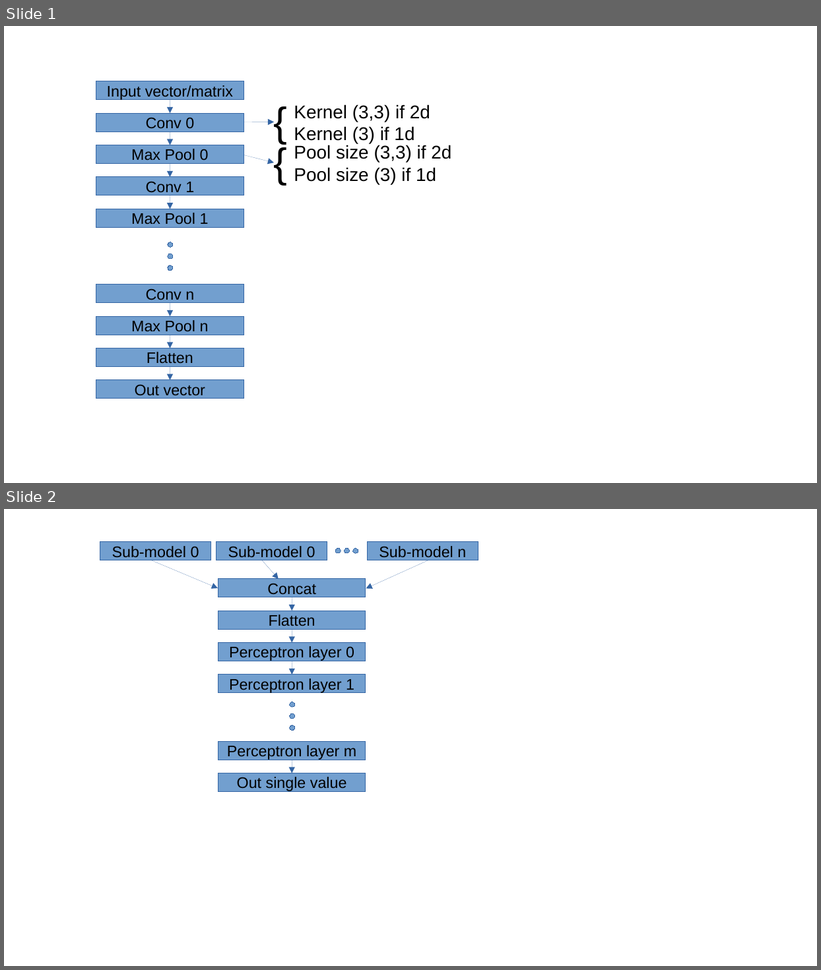
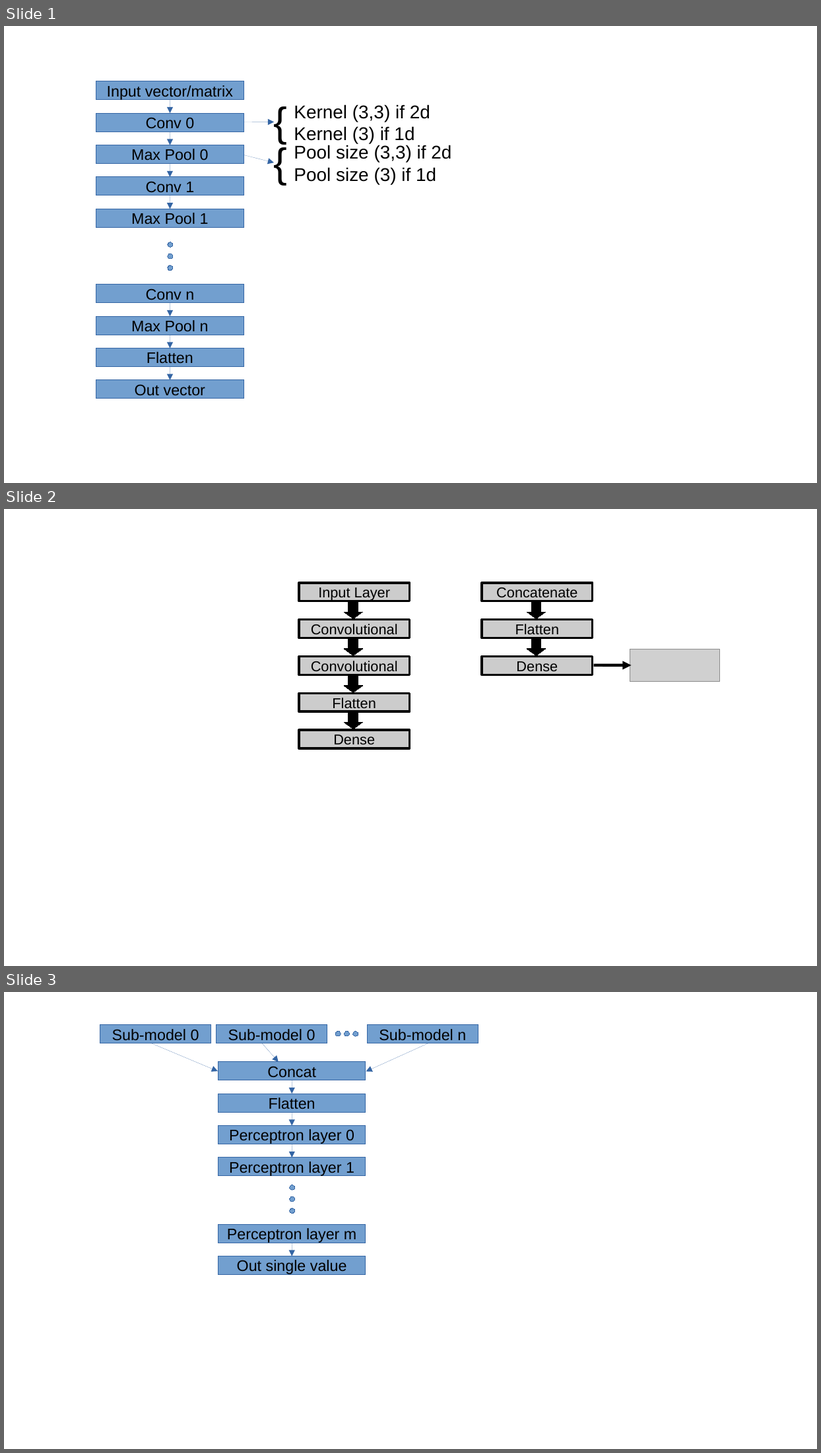
Before and after one commit to jacoblarock/fake_voices_xai_paper, a slide deck: figures.odp. Shown one above the other, each under a label of ours: slides 1 and 2 before the commit, slides 1, 2 and 3 after it. The pictures are 821x970 and 821x1453 pixels, drawn with LibreOffice and Linux fonts; fonts in the diff are those of the drawing; grey boxes stand for pictures. Boxes give left, top, right and bottom in pixels: in the first picture for what was removed or moved away, otherwise in the second. Text is boxed around its words. In the diff, an @@ line names an element or a change of style, - is before the commit and + after.

```diff
--- a/figures.odp
+++ b/figures.odp
@@ slide 2 added at <box>4,509,817,966</box>, background #FFFFFF @@
@@ rectangle added at <box>299,583,410,601</box>, fill #CCCCCC, outline #000000 2.27 pt, 14 pt, text #000000 @@
+Input Layer
@@ rectangle added at <box>482,583,593,601</box>, fill #CCCCCC, outline #000000 2.27 pt, 14 pt, text #000000 @@
+Concatenate
@@ right arrow added at <box>344,602,362,619</box>, fill #000000, outline #000000 0 pt @@
@@ right arrow added at <box>527,602,545,619</box>, fill #000000, outline #000000 0 pt @@
@@ rectangle added at <box>299,620,410,638</box>, fill #CCCCCC, outline #000000 2.27 pt, 14 pt, text #000000 @@
+Convolutional
@@ rectangle added at <box>482,620,593,638</box>, fill #CCCCCC, outline #000000 2.27 pt, 14 pt, text #000000 @@
+Flatten
@@ right arrow added at <box>344,639,362,656</box>, fill #000000, outline #000000 0 pt @@
@@ right arrow added at <box>527,639,545,656</box>, fill #000000, outline #000000 0 pt @@
@@ rectangle added at <box>299,657,410,675</box>, fill #CCCCCC, outline #000000 2.27 pt, 14 pt, text #000000 @@
+Convolutional
@@ rectangle added at <box>482,657,593,675</box>, fill #CCCCCC, outline #000000 2.27 pt, 14 pt, text #000000 @@
+Dense
@@ arrow added from (594, 665) to (632, 665), #000000 2.83 pt @@
@@ picture added at <box>630,649,719,681</box> @@
@@ right arrow added at <box>344,676,362,692</box>, fill #000000, outline #000000 0 pt @@
@@ rectangle added at <box>299,693,410,712</box>, fill #CCCCCC, outline #000000 2.27 pt, 14 pt, text #000000 @@
+Flatten
@@ right arrow added at <box>344,713,362,729</box>, fill #000000, outline #000000 0 pt @@
@@ rectangle added at <box>299,730,410,749</box>, fill #CCCCCC, outline #000000 2.27 pt, 14 pt, text #000000 @@
+Dense
@@ what was slide 2 is now slide 3 @@
```
Also in this commit, not shown: 3 other files.
